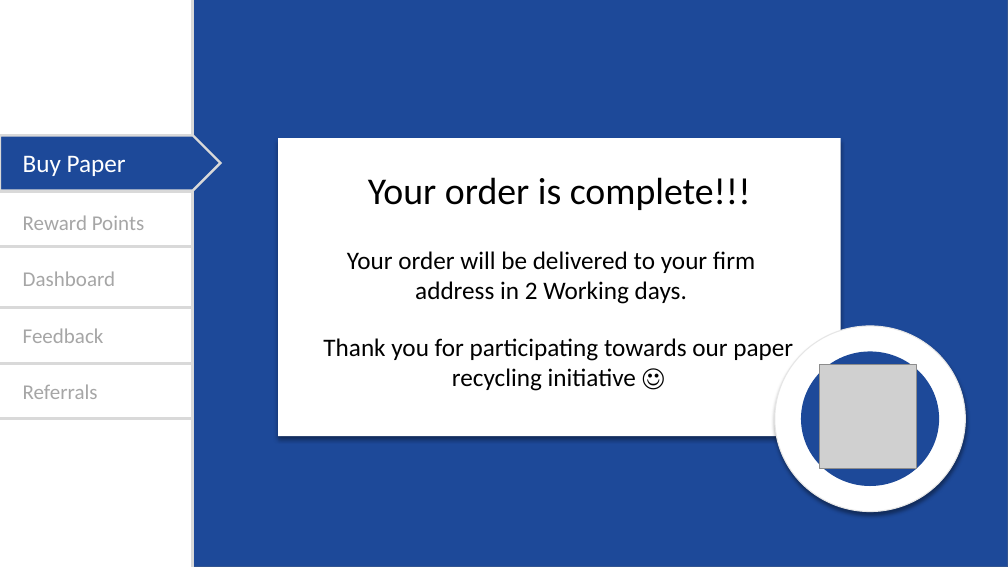
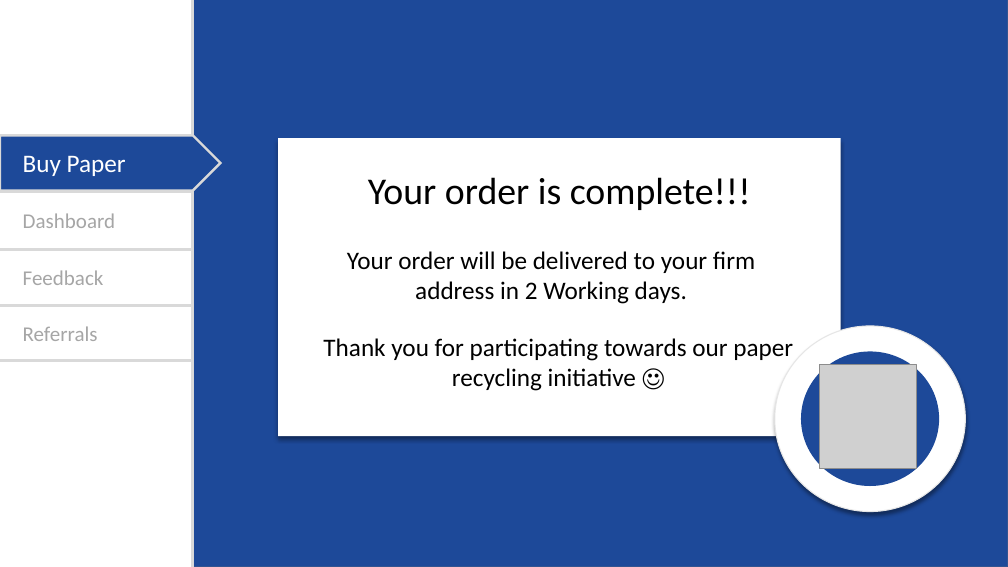
Before and after one commit to Rahul29111993/SATVA, a slide deck: slide 12 of Angular/assets/Satva-BuyPaper.pptx. Drawn at 1008x567 pixels with LibreOffice and Linux fonts; fonts in the diff are those of the drawing; grey boxes stand for pictures. Boxes give left, top, right and bottom in pixels: in the first picture for what was removed or moved away, otherwise in the second. Text is boxed around its words. In the diff, an @@ line names an element or a change of style, - is before the commit and + after.

```diff
--- a/Angular/assets/Satva-BuyPaper.pptx
+++ b/Angular/assets/Satva-BuyPaper.pptx
@@ text removed at box(23, 215, 144, 230) @@
-Reward Points
@@ 2 texts, 2 lines: place and size @@
-2 texts, 2 lines at box(0, 271, 193, 399)
+2 texts, 2 lines at box(0, 213, 193, 341)
@@ line removed from (0, 247) to (193, 247) @@
@@ text "Feedback": place and size @@
-text "Feedback" at box(23, 328, 104, 343)
+text "Feedback" at box(23, 270, 104, 285)
@@ line moved from (0, 418) - (193, 418) to (0, 361) - (193, 361) @@
```
Also in this commit, not shown: 8 other slides changed, 1 slide added, 1 slide removed, 13 other files.
